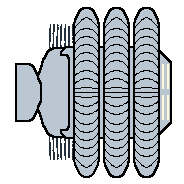
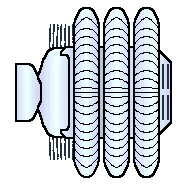
Comparing the layer stacks of the two 184 x 184 images. Changes:
hid "lights on" over [162, 64, 169, 120]
moved "Ship parts copy" above "Visible #2" over [17, 9, 170, 176]
removed layer "Visible #4" from group "Ship parts copy" over [75, 9, 158, 176]
added layer "colorize #2" in group "Ship parts copy" over [17, 9, 170, 176]
showed "colony ship rings #2", painted on it over [75, 9, 162, 176]